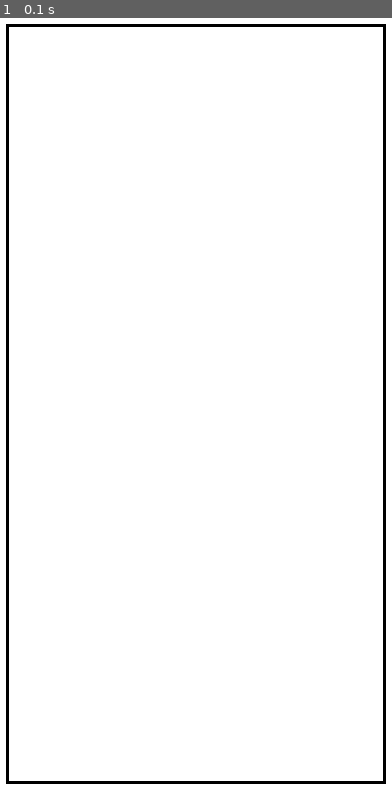
Above: before the commit, frame 1.
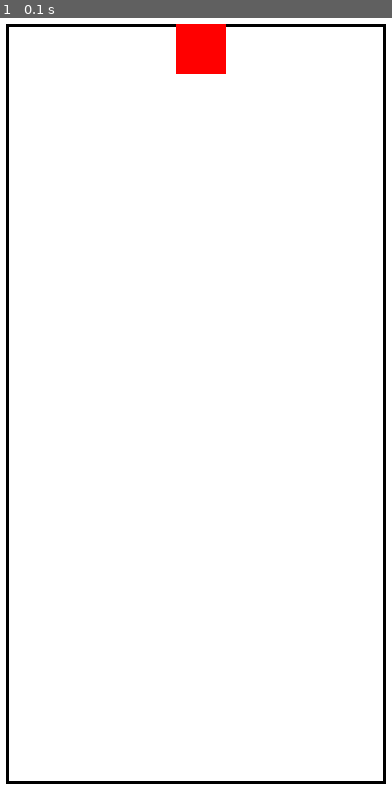
Above: after the commit, the same moment.

Repository: HaydenGuy/Pygame_Tetris
Game: pygame game, started from main.py
Two runs of this game, one before a commit and one after it. Both use one fixed random seed, a clock stepped at 60 frames per second and the inputs below.
Inputs:
- Up to frame 1 (0.1 s): no input

The runs differ from the first frame. In frame 1, 0.8% of the frame differs, in the area x 44-58%, y 0-8%.

Commit message:
Added placeholder class to Draw_Square and added a placeholder square to a sprite group. Drew the square on screen, will be used for testing

Diff:
--- a/main.py
+++ b/main.py
@@ -1,5 +1,12 @@
 import pygame
 import sys
+
+class Draw_Square(pygame.sprite.Sprite):
+    def __init__(self, color, width, height):
+        super().__init__()
+        self.image = pygame.Surface((width, height))
+        self.image.fill(color)
+        self.rect = self.image.get_rect()
 
 def draw_border(width, height):
     # Calculate 95% of the screen width and height
@@ -27,6 +34,9 @@
     WHITE = (255, 255, 255)
     RED = (255, 0, 0)
 
+    # Font
+    font = pygame.font.Font(None, 36)
+
     # Set up display
     width, height = 800, 800
     screen = pygame.display.set_mode((width, height))
@@ -35,14 +45,14 @@
     # Set up border
     border_x, border_y, border_width, border_height = draw_border(width, height)
 
-    # Font
-    font = pygame.font.Font(None, 36)
+    # Sprite group
+    all_sprites = pygame.sprite.Group()
 
-    # # Sprites
-    # all_sprites = pygame.sprite.Group()
-    # placeholder_square = pygame.draw.rect(screen, RED, (0, 0, 50, 50))
-    # all_sprites.add(placeholder_square)
-
+    # Placeholder red square, add to sprite group
+    red_square = Draw_Square(RED, 50, 50)
+    red_square.rect.x = border_height / 2 # Center of border_x
+    red_square.rect.y = (height - border_height) / 2 # Top of inside of border_y
+    all_sprites.add(red_square)
 
     while True:
         for event in pygame.event.get():
@@ -56,11 +66,11 @@
         # Draw the border
         pygame.draw.rect(screen, BLACK, (border_x, border_y, border_width, border_height), 3)
 
-        # # Update the sprites on screen
-        # all_sprites.update()
+        # Update the sprites on screen
+        all_sprites.update()
 
-        # # Draw sprites
-        # all_sprites.draw(screen)
+        # Draw sprites
+        all_sprites.draw(screen)
 
         # Update display
         pygame.display.flip()
